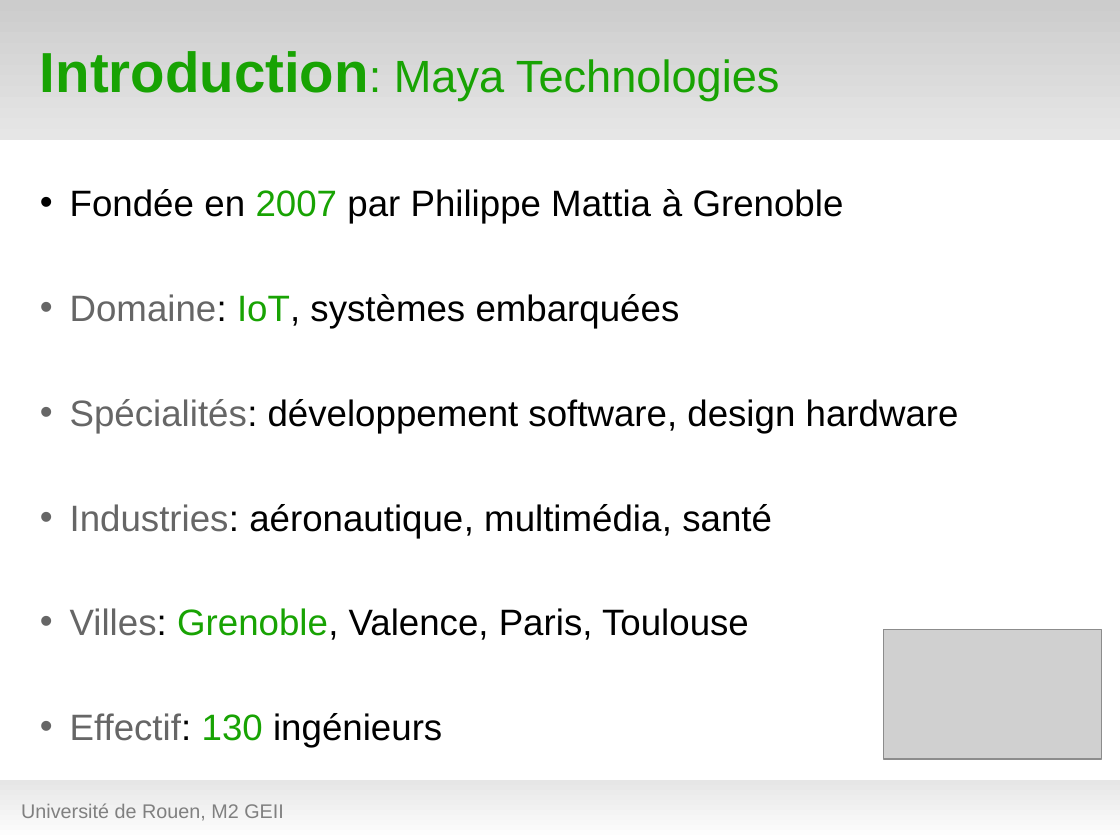
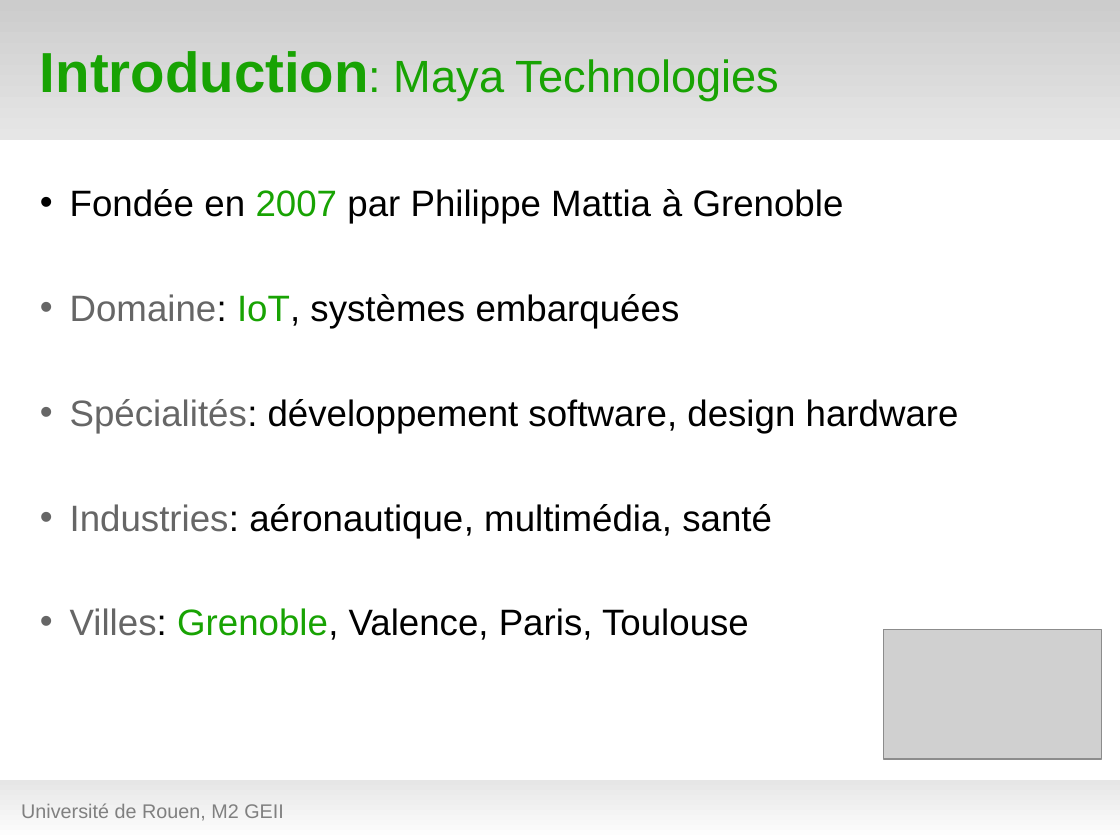
Before and after one commit to hanzenok/dataexp, a slide deck: slide 3 of presentation/test_green7.odp. Drawn at 1120x840 pixels with LibreOffice and Linux fonts; fonts in the diff are those of the drawing; grey boxes stand for pictures; background and template pictures are left out. Boxes give left, top, right and bottom in pixels: in the first picture for what was removed or moved away, otherwise in the second. Text is boxed around its words. In the diff, an @@ line names an element or a change of style, - is before the commit and + after.

```diff
--- a/presentation/test_green7.odp
+++ b/presentation/test_green7.odp
@@ text at (70,713,442,748): paragraph removed @@
-• Effectif: 130 ingénieurs
```
Also in this commit, not shown: 7 other slides changed, 3 slides added, 1 other file.
